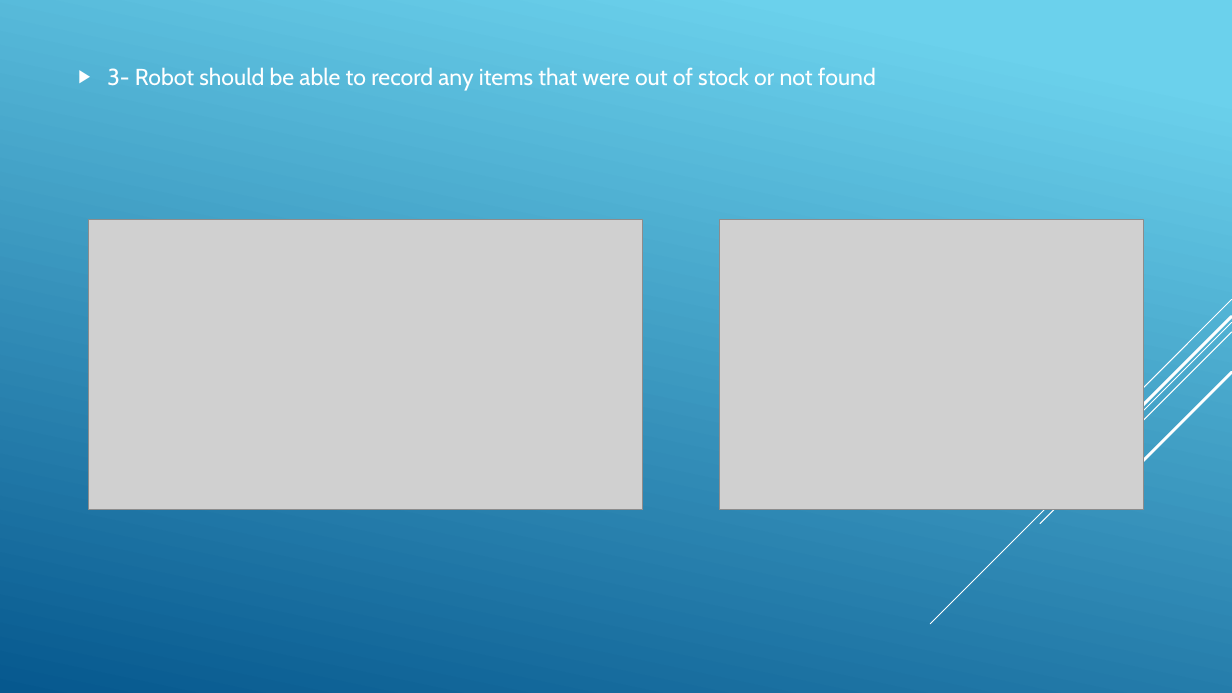
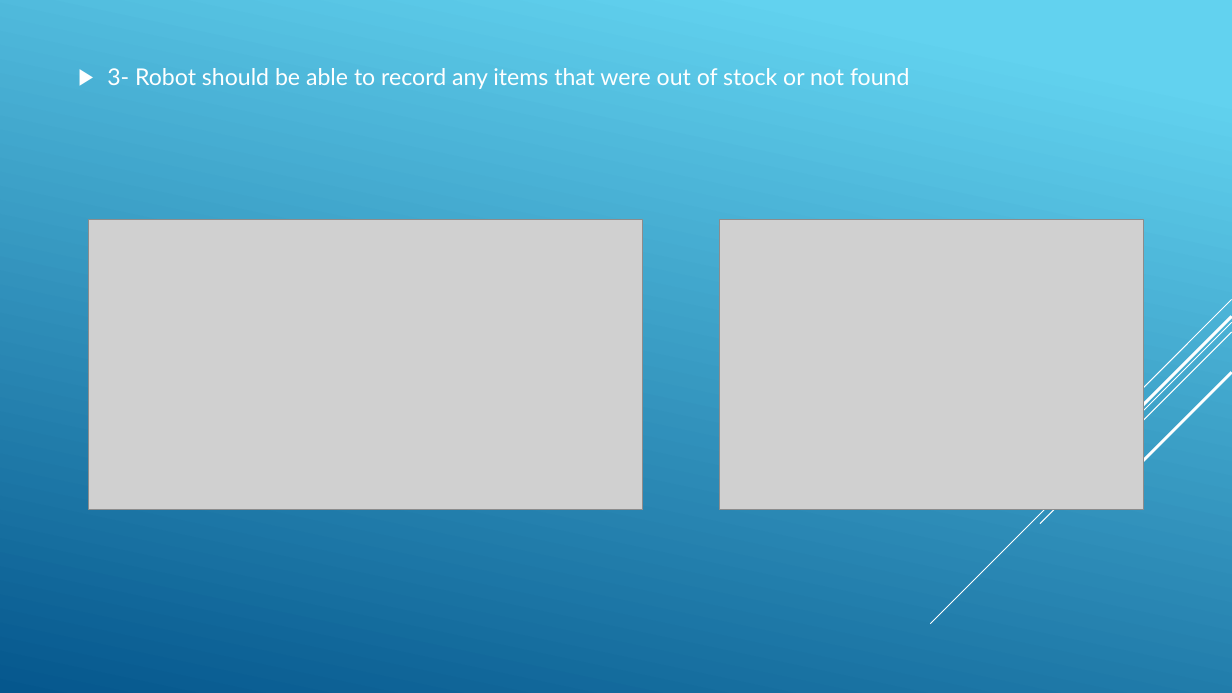
Before and after one commit to 210927-Reston-UiPath/Baraka_H-P0, a slide deck: slide 4 of MVP_Powepoint.pptx. Drawn at 1232x693 pixels with LibreOffice and Linux fonts; fonts in the diff are those of the drawing; grey boxes stand for pictures. Boxes give left, top, right and bottom in pixels: in the first picture for what was removed or moved away, otherwise in the second. Text is boxed around its words. In the diff, an @@ line names an element or a change of style, - is before the commit and + after.

```diff
--- a/MVP_Powepoint.pptx
+++ b/MVP_Powepoint.pptx
@@ background gradient #6ED2EB to #06588E to gradient #62D2EF to #05578D @@
@@ text "3- Robot should be able ..." at box(107, 68, 910, 89): font Cabin to Lato; less space between paragraphs @@
```
Also in this commit, not shown: 10 other slides changed, 4 slides removed, 11 other files.
